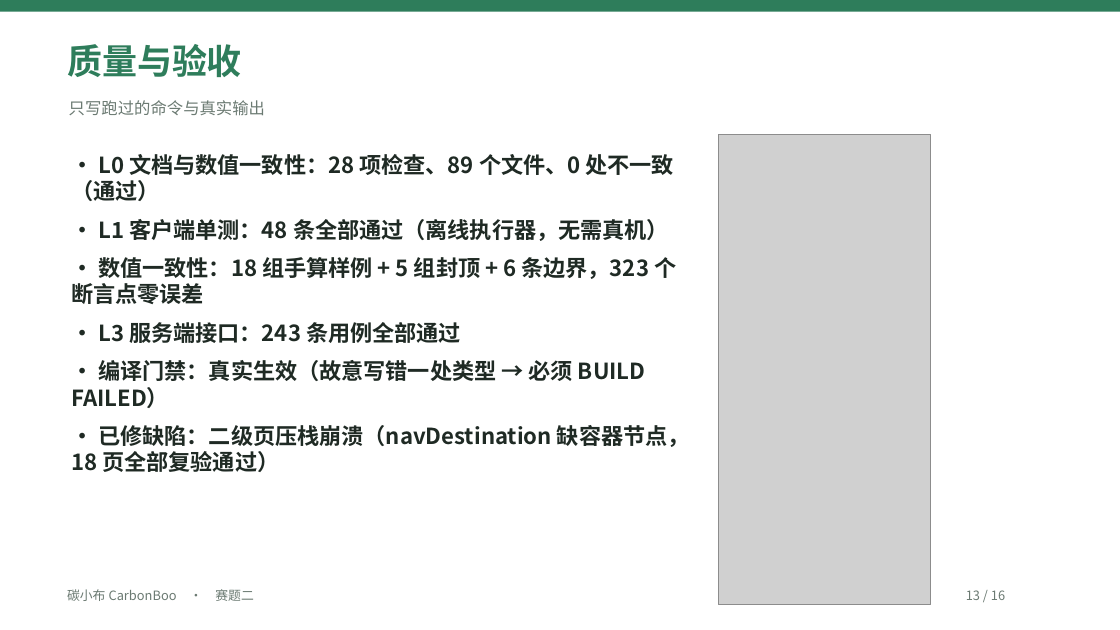
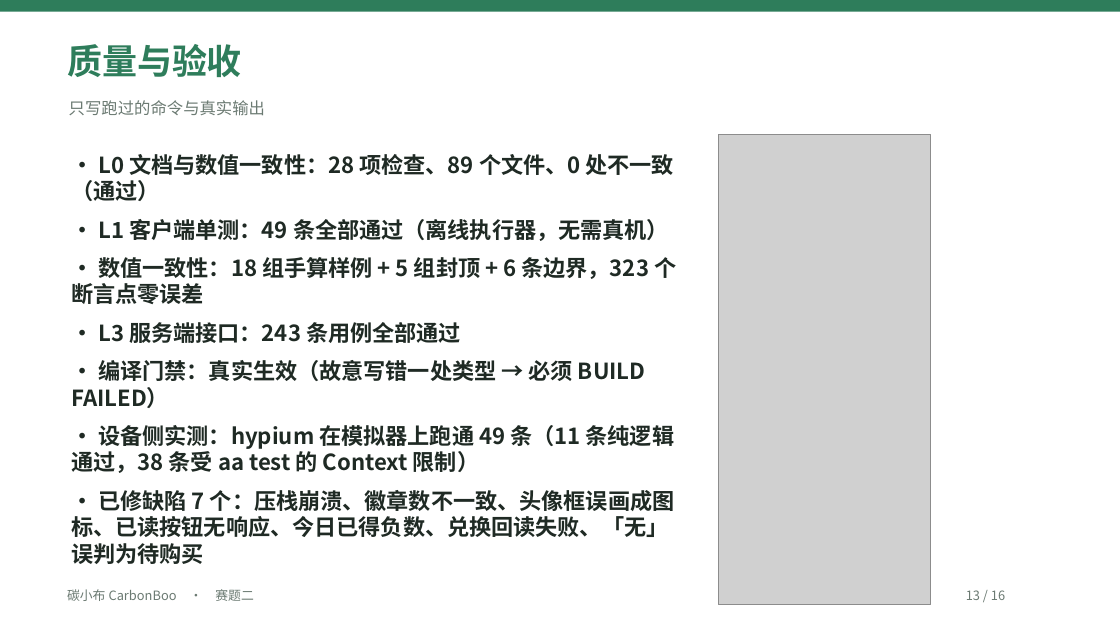
Before and after one commit to a3354547604-stack/CarbonBoo, a slide deck: slide 13 of submit/03-演示文稿-碳小布CarbonBoo.pptx. Drawn at 1120x630 pixels with LibreOffice and Linux fonts; fonts in the diff are those of the drawing; grey boxes stand for pictures. Boxes give left, top, right and bottom in pixels: in the first picture for what was removed or moved away, otherwise in the second. Text is boxed around its words. In the diff, an @@ line names an element or a change of style, - is before the commit and + after.

Commit message:
docs(submit): 设计方案与 PPT 按最终版重出
改了什么：
- docx：因子数 31→30 项（20 项可录入）、L1 48→49 条、截图数据改为 252 条/55.99 kg/4,241 分（含一次 1,500 分兑换）
- docx §8.5 由一个缺陷扩为「七个真实缺陷」，逐条写根因与改法
- docx 与 pptx 里残留的「学校/队名」字样全部替换（材料内不得出现院校信息）
- pptx：P2「30 项因子库（20 项可录入）」、P9 标题、P13 补「设备侧实测」与「已修 7 个缺陷」两条
- submit/README：docx 实测数字、截图数据口径、视频改为「团队自行录制的真实录屏」
- CHANGELOG v4.21

跑了什么：python scripts/build_submission_docx.py（SAVED 16,309,583 B）、build_submission_pptx.py（SAVED 10,544,785 B / 16 slides）、
python tests/tools/check_l0.py --strict（PASS）
校验：docx 252 段 / 24 表 / 18 图 / Normal=宋体 12pt / 行距 1.5 / A4；pptx 16 页 + 16 页备注；两份文本无「学校/学院/队名/指导老师」。

结果：通过。

```diff
--- a/submit/03-演示文稿-碳小布CarbonBoo.pptx
+++ b/submit/03-演示文稿-碳小布CarbonBoo.pptx
@@ text at [98, 219, 669, 241]: text changed @@
-· L1 客户端单测：48 条全部通过（离线执行器，无需真机）
+· L1 客户端单测：49 条全部通过（离线执行器，无需真机）
@@ text at [71, 425, 675, 564]: text changed @@
-· 已修缺陷：二级页压栈崩溃（navDestination 缺容器节点，18 页全部复验通过）
+· 设备侧实测：hypium 在模拟器上跑通 49 条（11 条纯逻辑通过，38 条受 aa test 的 Context 限制）
+· 已修缺陷 7 个：压栈崩溃、徽章数不一致、头像框误画成图标、已读按钮无响应、今日已得负数、兑换回读失败、「无」误判为待购买
```
Also in this commit, not shown: 3 other slides changed, 13 other files.
